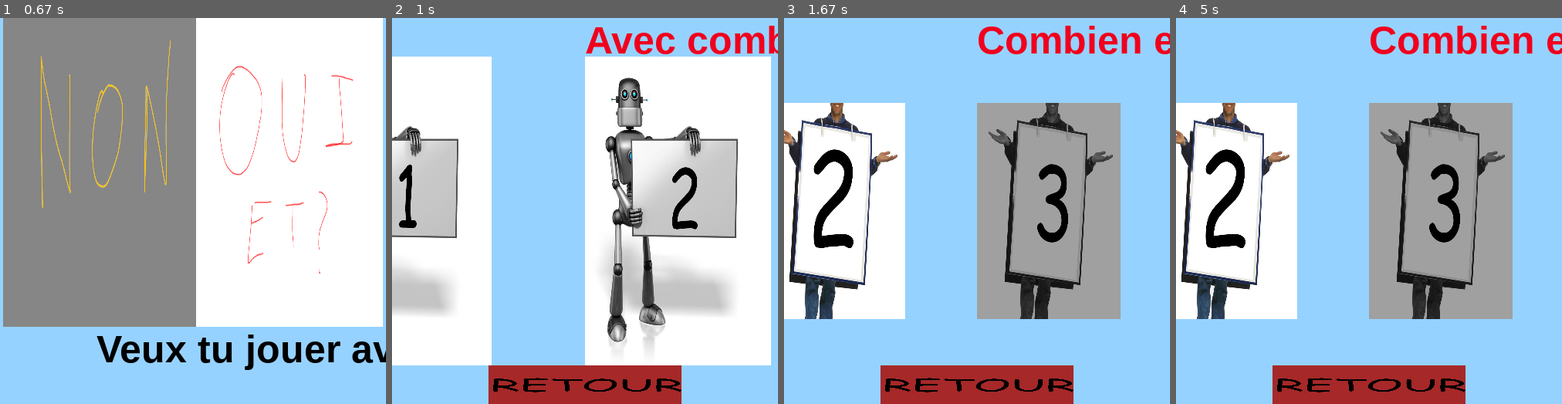
Above: before the commit, frames 1-4 (left to right).
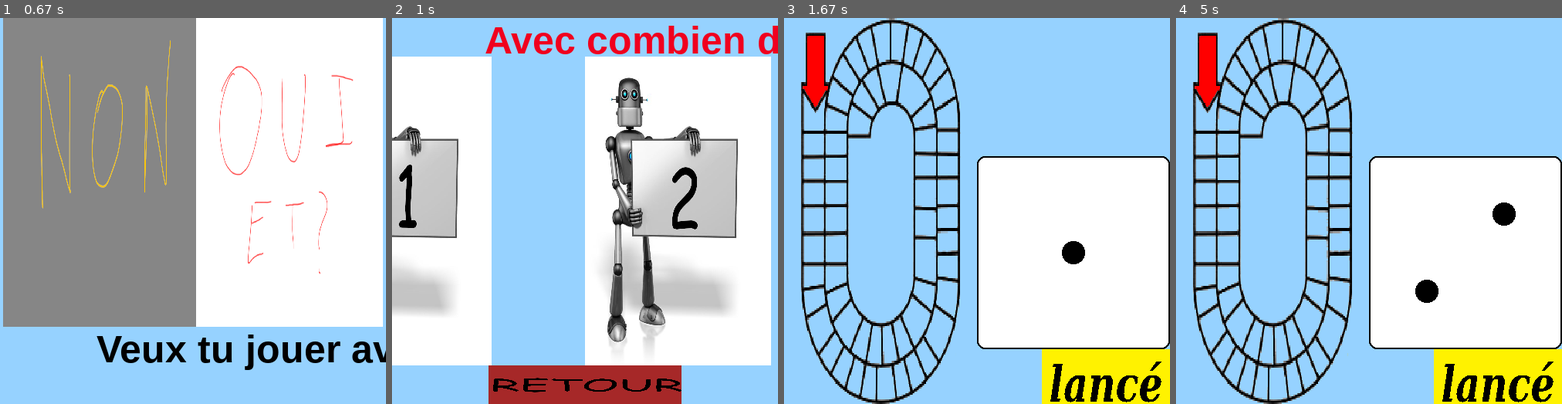
Above: after the commit, the same moments.

Repository: chokinyan/nsi-projet
Game: pygame game, started from projet nsi/projet.py
Same seed, same stepped clock (60 frames per second), same inputs: the game is played once before the commit and once after it.
Inputs (mouse positions are in pixels of both pictures, inside the frame that each line leads up to):
- Up to frame 1 (0.67 s): click (193, 211) at 0.38 s
- Up to frame 2 (1 s): click (585, 238) at 0.72 s
- Up to frame 3 (1.67 s): click (1034, 75) at 1.05 s; click (845, 211) at 1.38 s
- Up to frame 4 (5 s): click (1496, 376) at 1.72 s

Frame 1 is identical in both runs. In frame 2, 2.3% of the frame differs, in the area x 24-100%, y 2-10%; in frame 3, 64%; in frame 4, 64%, in the area x 0-100%, y 0-100%.

Commit message:
plateaux de jeu

Diff:
--- a/projet nsi/projet.py
+++ b/projet nsi/projet.py
@@ -134,12 +134,22 @@
     pyg.display.set_caption("Jeu de l'oie")
     #--------------------------------------------------------------
 
-    #temp charge
+    """for i in range(10):
+                dée_1_img = pyg.image.load(f"projet nsi\image\dée\{rng.randint(1,6)}.png")
+                screen.blit(dée_1_img,dée_1_img.get_rect(bottomright = bottomright))
+                screen.blit(plateaux,plateaux.get_rect(bottom = bottom))
+                #dée_size = (pyg.display.get_window_size()[0]/2,pyg.display.get_window_size()[1]/2)
+                #dée_1_img = pyg.transform.scale(dée_1_img,dée_size)
+                pyg.display.flip()
+                dée_sound = pyg.mixer.Sound(r"projet nsi\Son\test\dée.mp3")
+                #dée_sound.play()
+                pyg.time.wait(1)
+                #Son\dée\test.mp3"""
 
     #--------------------------------------------------------------
-    def ecran(comment : str= "debut") -> None:
-
-        """ debut | nchoix_bot/J | choix_nb_bot | choix_nb_joueur | partie | test"""
+    def ecran(comment : str= "debut", dée : int= 0) -> None:
+
+        """ debut | nchoix_bot/J | choix_nb_bot | choix_nb_joueur | partie | choix_nom |test"""
 
 
         global bouton,image_R
@@ -195,7 +205,7 @@
             bouton["bot2"] = Button(fild=image_2,x=center[0],y=center[1]-(image_1.get_height()/2))
             bouton["bot3"] = Button(fild=image_3,x=image_2.get_width()+center[0]+image_3.get_width()*0.5,y=center[1]-(image_1.get_height()/2))
             bouton["B_retour"] = Button(fild=image_R,y=pyg.display.get_window_size()[1]-image_R.get_height(),x=center[0]-image_R.get_width()/2)
-            screen.blit(texte,(center[0],0))
+            screen.blit(texte,(image_1.get_rect().center[0],0))
 
         elif comment=="choix_nb_joueur":
             screen.fill((150,210,255,0))
@@ -227,26 +237,33 @@
             bouton["B_retour"] = Button(fild=image_R,y=pyg.display.get_window_size()[1]-image_R.get_height(),x=center[0]-image_R.get_width()/2)
             screen.blit(texte,(center[0],0))
 
-
         elif comment == "partie":
             screen.fill((150,210,255,0))
+            image_lance = pyg.image.load(r"projet nsi\image\dée\lance.png")
+            image_lance = pyg.transform.scale(image_lance,(pyg.display.get_window_size()[0]/3,pyg.display.get_window_size()[1]/7))
             plateaux = pyg.image.load(r"projet nsi\image\image sans droit et utilisable\plateau\plateau.png")
             plateaux = pyg.transform.scale(plateaux,(taille_screen[0]*0.5,taille_screen[1]))
-            bottomright = screen.get_rect().bottomright
             bottom = screen.get_rect().bottom
-            for i in range(10):
-                dée_1_img = pyg.image.load(f"projet nsi\image\dée\{rng.randint(1,6)}.png")
-                screen.blit(dée_1_img,dée_1_img.get_rect(bottomright = bottomright))
-                screen.blit(plateaux,plateaux.get_rect(bottom = bottom))
-                #dée_size = (pyg.display.get_window_size()[0]/2,pyg.display.get_window_size()[1]/2)
-                #dée_1_img = pyg.transform.scale(dée_1_img,dée_size)
-                pyg.display.flip()
-                dée_sound = pyg.mixer.Sound(r"projet nsi\Son\test\dée.mp3")
-                #dée_sound.play()
-                pyg.time.wait(1)
-                #Son\dée\test.mp3
-
-
+            bouton["Blance"] = Button(x = pyg.display.get_window_size()[0]-image_lance.get_width(),y = pyg.display.get_window_size()[1]-image_lance.get_height() ,fild = image_lance)
+            dée_1_img = pyg.image.load(r"projet nsi\image\dée\1.png")
+            screen.blit(dée_1_img,(pyg.display.get_window_size()[0]-dée_1_img.get_width(),pyg.display.get_window_size()[1]-(image_lance.get_height()+dée_1_img.get_height())))
+            screen.blit(plateaux,plateaux.get_rect(bottom = bottom))
+
+            if dée == 1:
+
+                for i in range(10):
+                    dée_1_img = pyg.image.load(f"projet nsi\image\dée\{rng.randint(1,6)}.png")
+                    screen.blit(dée_1_img,(pyg.display.get_window_size()[0]-dée_1_img.get_width(),pyg.display.get_window_size()[1]-(image_lance.get_height()+dée_1_img.get_height())))
+                    screen.blit(plateaux,plateaux.get_rect(bottom = bottom))
+                    pyg.display.flip()
+                    dée_sound = pyg.mixer.Sound(r"projet nsi\Son\test\dée.mp3")
+                    #dée_sound.play()
+                    pyg.time.wait(300)
+                    #Son\dée\test.mp3
+
+
+        elif comment == "choix_nom":
+            screen.fill((150,210,255,0))
 
         elif comment == "test":
             print(pyg.display.get_driver())
@@ -297,30 +314,31 @@
                 pyg.time.wait(100)
 
         elif comment == "choix_nb_joueur":
+
             if nb_bot == 0:
                 if bouton["BJ2"].draw(screen=screen) == True:
-                    ecran(comment)
-                    print(test,2)
+                    ecran = "choix_nom"
+                    ecran(comment)
                 elif bouton["BJ3"].draw(screen=screen) == True:
-                    ecran(comment)
-                    print(test,3)
+                    comment = "choix_nom"
+                    ecran(comment)
                 elif bouton["BJ4"].draw(screen=screen) == True:
-                    ecran(comment)
-                    print(test,4)
+                    comment = "choix_nom"
+                    ecran(comment)
             elif nb_bot == 1:
                 if bouton["BJ2"].draw(screen=screen) == True:
-                    ecran(comment)
-                    print(test,2)
+                    comment = "choix_nom"
+                    ecran(comment)
                 elif bouton["BJ3"].draw(screen=screen) == True:
-                    ecran(comment)
-                    print(test,3)
+                    comment = "choix_nom"
+                    ecran(comment)
                 elif bouton["BJ4F"].draw(screen=screen) == True:
                     ecran(comment)
                     print(test,4)
             elif nb_bot == 2:
                 if bouton["BJ2"].draw(screen=screen) == True:
-                    ecran(comment)
-                    print(test,2)
+                    comment = "choix_nom"
+                    ecran(comment)
                 elif bouton["BJ3F"].draw(screen=screen) == True:
                     ecran(comment)
                     print(test,3)
@@ -332,6 +350,18 @@
                 comment = "choix_bot/J"
                 ecran(comment)
                 pyg.time.wait(100)
+
+        elif comment == "choix_nom":
+
+            """temporaire pour le moment"""
+
+            comment = "partie"
+            ecran(comment)
+
+        elif comment == "partie":
+            if bouton["Blance"].draw(screen = screen) == True:
+                print(test,68)
+                ecran(comment=comment,dée=1)
 
         pyg.display.flip()
         for event in pyg.event.get():
Binary file added: projet nsi/image/dée/lance.png
